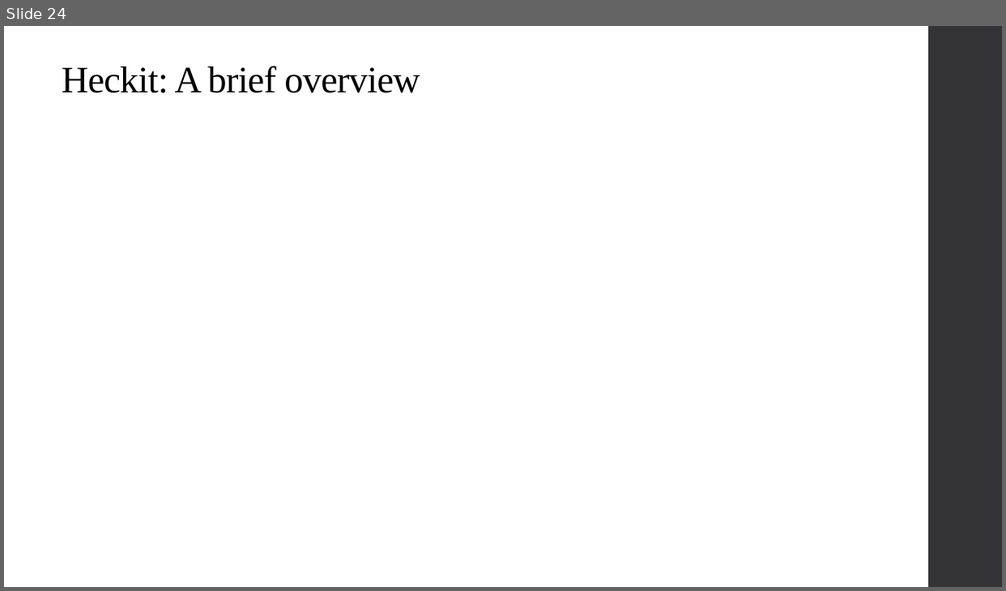
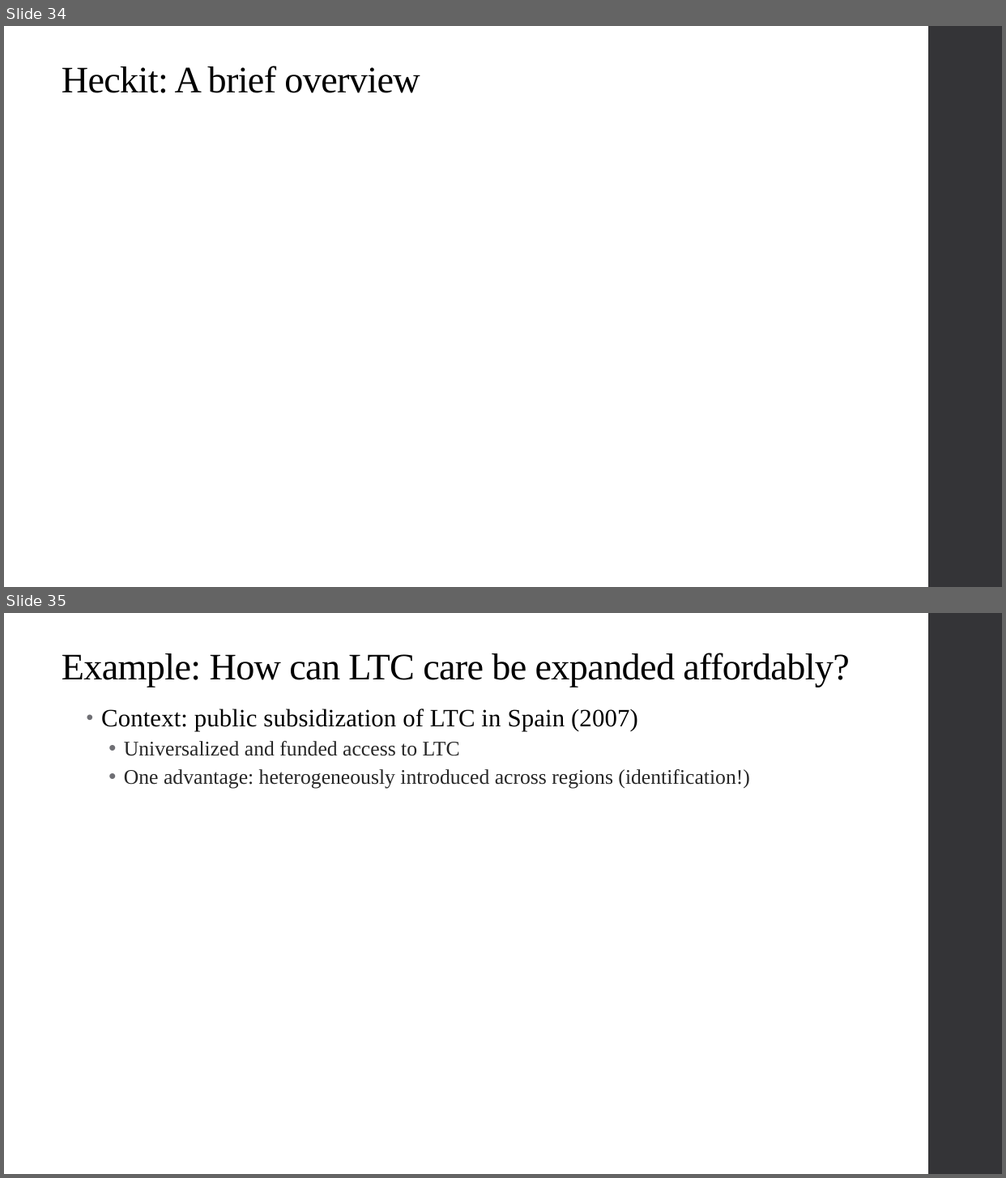
Before and after one commit to qiufei/fork-HAD5744, a slide deck: Lecture08_OtherNonlinearModels/Lecture8_NonlinearModels_2022F.pptx. Shown one above the other, each under a label of ours: slide 24 before the commit, slides 34 and 35 after it. The pictures are 1006x591 and 1006x1178 pixels, drawn with LibreOffice and Linux fonts; fonts in the diff are those of the drawing; grey boxes stand for pictures. Boxes give left, top, right and bottom in pixels: in the first picture for what was removed or moved away, otherwise in the second. Text is boxed around its words. In the diff, an @@ line names an element or a change of style, - is before the commit and + after.

```diff
--- a/Lecture08_OtherNonlinearModels/Lecture8_NonlinearModels_2022F.pptx
+++ b/Lecture08_OtherNonlinearModels/Lecture8_NonlinearModels_2022F.pptx
@@ slide 35 added at <box>4,613,1002,1174</box>, background #FFFFFF; not listed: 1 template element that a slide beside it also shows @@
@@ title added at <box>62,653,850,687</box>, 36 pt, text #000000 @@
+Example: How can LTC care be expanded affordably?
@@ text added at <box>101,709,750,789</box>, 20 pt, text #262626 @@
+• Context: public subsidization of LTC in Spain (2007)
+  • Universalized and funded access to LTC
+  • One advantage: heterogeneously introduced across regions (identification!)
@@ what was slide 24 is now slide 34 @@
```
Also in this commit, not shown: 6 slides changed, 33 other slides added, 1 slide removed, 2 other files.
